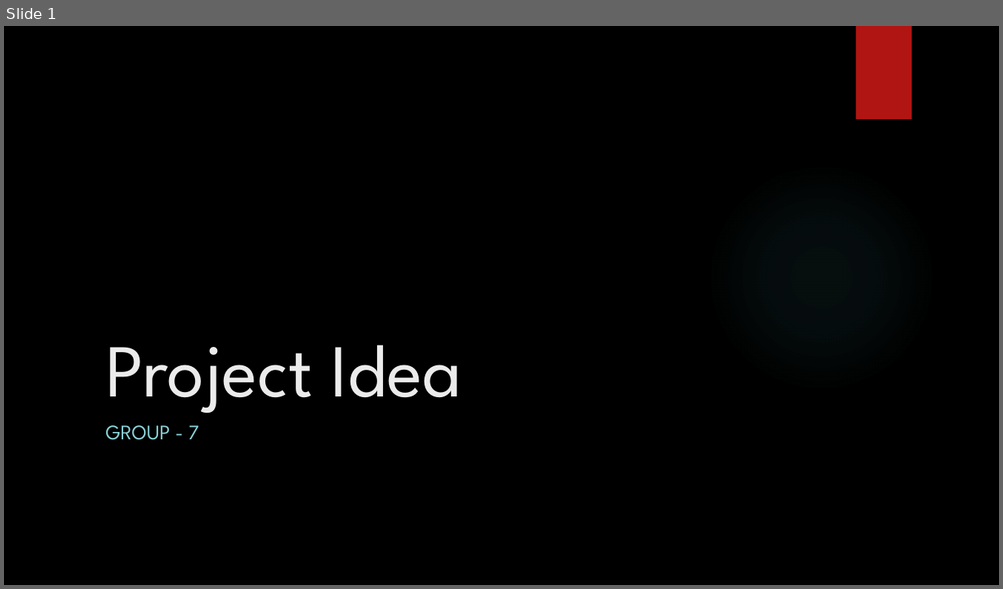
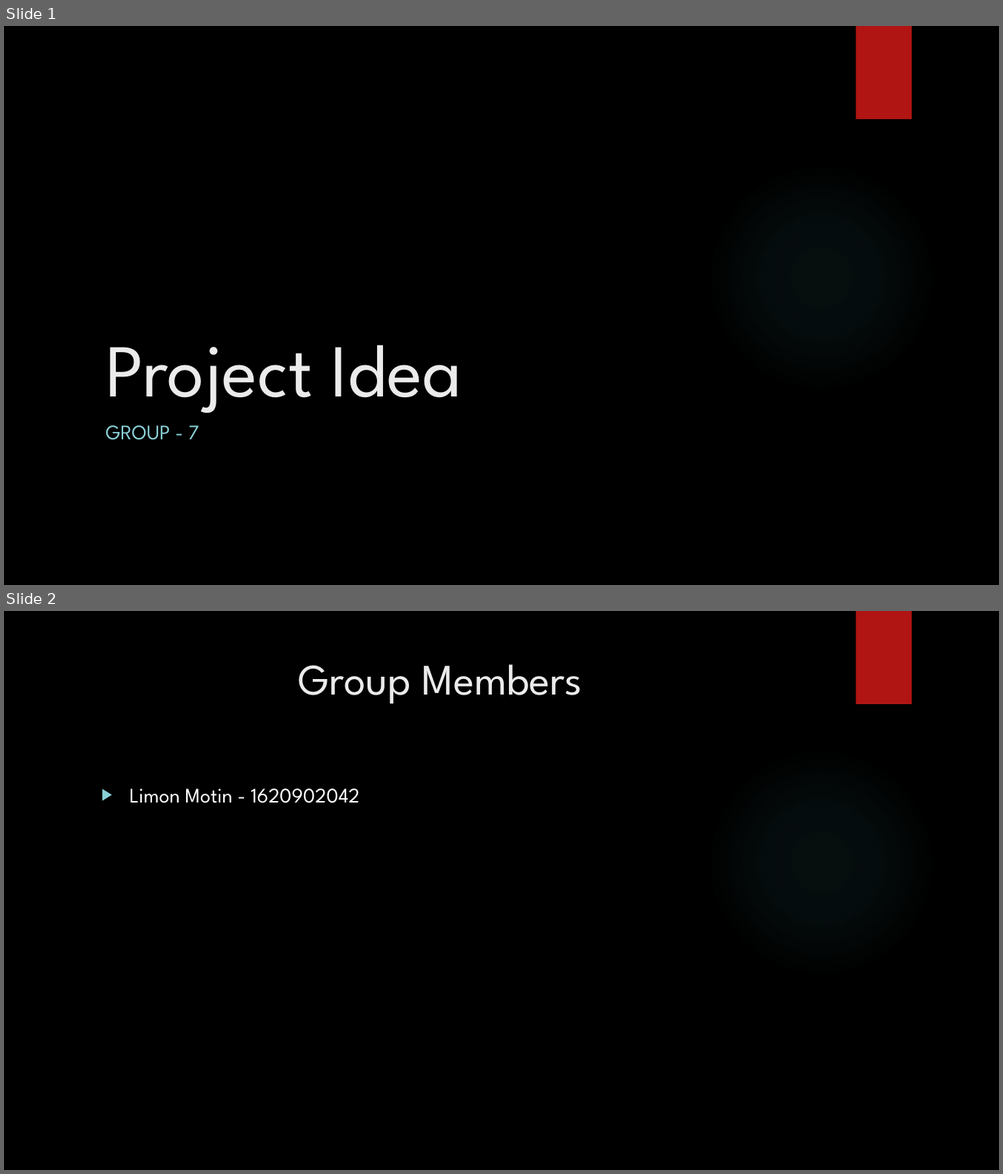
Before and after one commit to nsuspring2019cse299sec4/Group-7, a slide deck: Project Idea.pptx. Shown one above the other, each under a label of ours: slide 1 before the commit, slides 1 and 2 after it. The pictures are 1003x589 and 1003x1174 pixels, drawn with LibreOffice and Linux fonts; fonts in the diff are those of the drawing; background and template pictures are left out. Boxes give left, top, right and bottom in pixels: in the first picture for what was removed or moved away, otherwise in the second. Text is boxed around its words. In the diff, an @@ line names an element or a change of style, - is before the commit and + after.

Commit message:
Update Project Idea

```diff
--- a/Project Idea.pptx
+++ b/Project Idea.pptx
@@ slide 2 added at (4, 611, 999, 1170), background picture (left out); not listed: 2 template elements that a slide beside it also shows @@
@@ title added at (299, 664, 583, 704), 42 pt, text #EBEBEB @@
+Group Members
@@ text added at (130, 789, 359, 803), 20 pt, text #FFFFFF @@
+▶ Limon Motin - 1620902042
```
